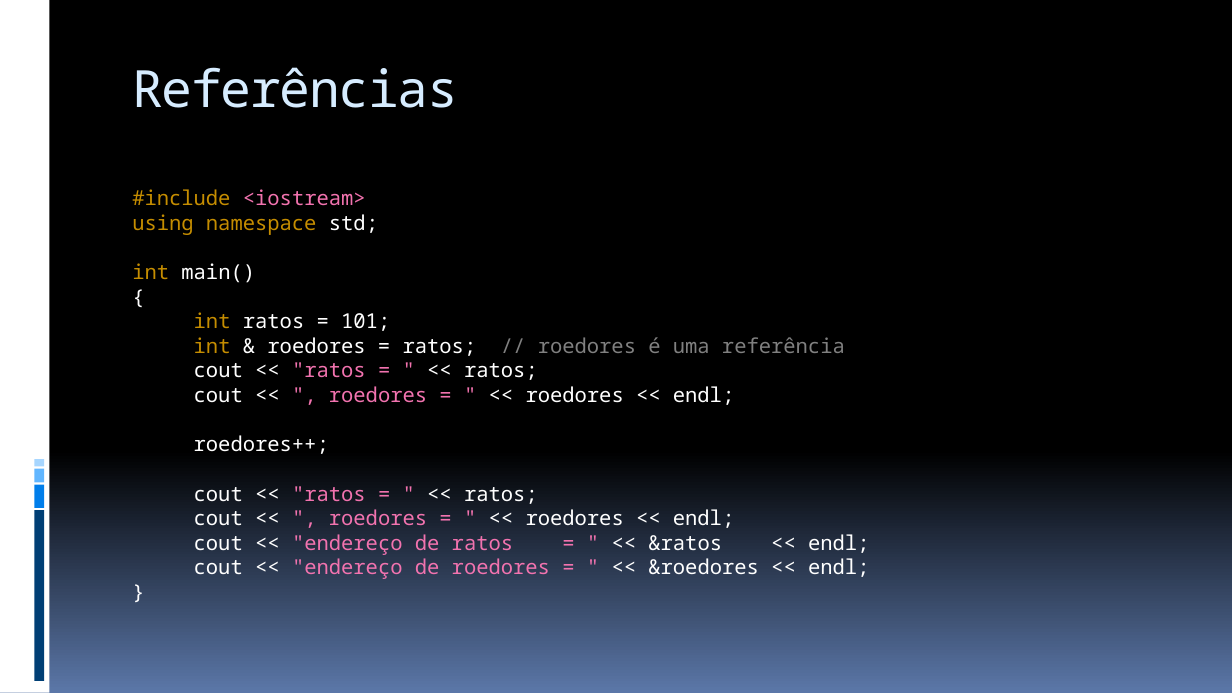
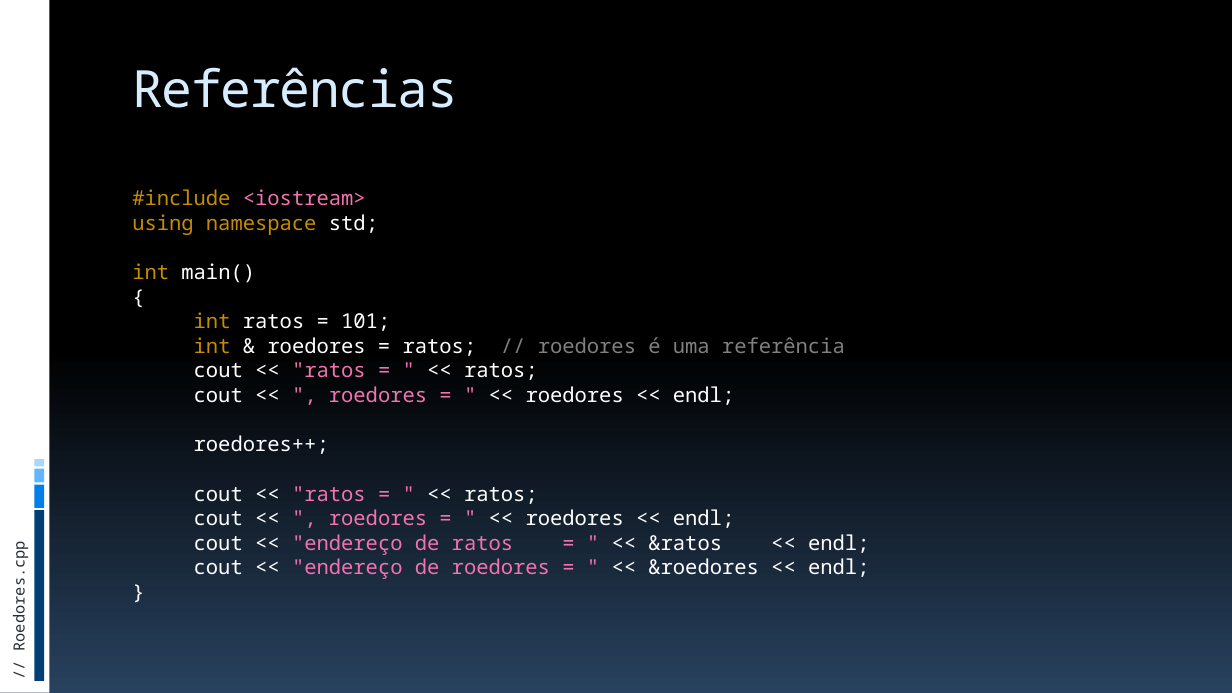
Before and after one commit to JudsonSS/ProgComp, a slide deck: slide 17 of Slides/28. Armazenamento e Referências.pptx. Drawn at 1232x693 pixels with LibreOffice and Linux fonts; fonts in the diff are those of the drawing. Boxes give left, top, right and bottom in pixels: in the first picture for what was removed or moved away, otherwise in the second. Text is boxed around its words. In the diff, an @@ line names an element or a change of style, - is before the commit and + after.

```diff
--- a/Slides/28. Armazenamento e Referências.pptx
+++ b/Slides/28. Armazenamento e Referências.pptx
@@ background gradient #000000 to #5B77A8 to gradient #000000 to #28415E @@
@@ text added at [8,552,29,649], 12 pt, text #272D38 @@
+// Roedores.cpp
```
Also in this commit, not shown: 34 other slides changed, 5 other files.
